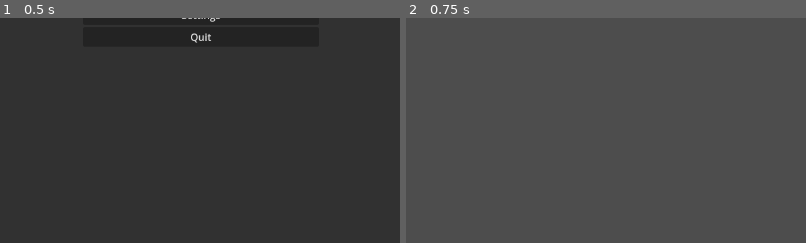
Above: before the commit, frames 1-2 (left to right).
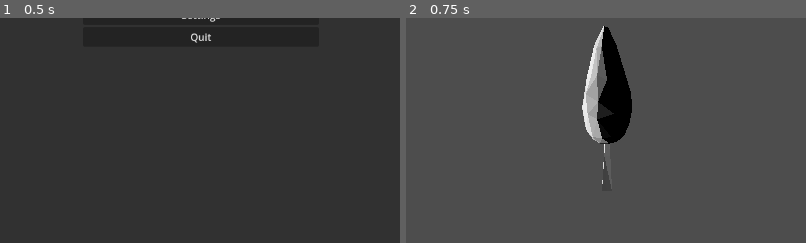
Above: after the commit, the same moments.

Repository: Mangito/Tree-Simulator
Game: Godot game, scene res://scenes/start_menu/start_menu.tscn
The game is run twice, just before and just after one commit, with the same random seed, the same clock (stepped at 60 frames per second) and the same inputs.
Inputs:
- Up to frame 1 (0.5 s): no input
- Up to frame 2 (0.75 s): click "Play" at 0.5 s
The pictures show only the part of the screen within x 25-75%, y 48-98%; the shares and areas given below are measured in that part.

Frame 1 is identical in both runs. In frame 2, 4.2% of the frame differs, in the area x 44-57%, y 3-74%.

Commit message:
feat(#17): Implement tree assets with the level system (#29)
* feat(#17): Implement tree assets with the level system

* fix: small fixes

Changed way of rendering the assets

* fix: assets used in game

Diff:
--- /dev/null
+++ b/assets/trees/deciduous/tree_average_lush.tscn
@@ -0,0 +1,8 @@
+[gd_scene load_steps=2 format=3 uid="uid://ct1l7cl3hi7tj"]
+
+[ext_resource type="PackedScene" uid="uid://cyv5o5agvq36j" path="res://assets/trees/deciduous/Tree_average_lush.dae" id="1_06837"]
+
+[node name="Tree_average_lush" instance=ExtResource("1_06837")]
+
+[node name="Tree_average_lush" parent="." index="0"]
+transform = Transform3D(1, 0, 0, 0, 1, 0, 0, 0, 1, 0, 0, 0)
--- /dev/null
+++ b/assets/trees/deciduous/tree_average_regular.tscn
@@ -0,0 +1,8 @@
+[gd_scene load_steps=2 format=3 uid="uid://7wk2c4pmkcch"]
+
+[ext_resource type="PackedScene" uid="uid://cmrik5d1iyycc" path="res://assets/trees/deciduous/Tree_average_regular.dae" id="1_yltik"]
+
+[node name="Tree_average_regular" instance=ExtResource("1_yltik")]
+
+[node name="Tree_average_regular" parent="." index="0"]
+transform = Transform3D(1, 0, 0, 0, 1, 0, 0, 0, 1, 0, 0, 0)
--- /dev/null
+++ b/assets/trees/deciduous/tree_small_regular.tscn
@@ -0,0 +1,8 @@
+[gd_scene load_steps=2 format=3 uid="uid://b10jdbvl4rn2j"]
+
+[ext_resource type="PackedScene" uid="uid://c32m45801vay8" path="res://assets/trees/deciduous/Tree_small_regular.dae" id="1_xa7b1"]
+
+[node name="Tree_small_regular" instance=ExtResource("1_xa7b1")]
+
+[node name="Tree_small_regular" parent="." index="0"]
+transform = Transform3D(1, 0, 0, 0, 1, 0, 0, 0, 1, 0, 0, 0)
--- a/globals/GameManager.gd
+++ b/globals/GameManager.gd
@@ -10,6 +10,7 @@
 	"language": "EN",
 	"fullscreen": false,
 }
+var tree_parent = null
 
 func _ready() -> void:
 	set_language(get_language_index(), false)
@@ -29,3 +30,18 @@
 	var wMode = DisplayServer.WINDOW_MODE_FULLSCREEN if value else DisplayServer.WINDOW_MODE_WINDOWED
 	DisplayServer.window_set_mode(wMode)
 	if (save): GameStorage.save_progress()
+
+func update_tree_model(parent: Node3D):
+	if parent != null:
+		tree_parent = parent
+
+	var tree = TreeLS.get_select_tree()
+	var tree_asset = tree["asset"]
+
+	if tree_parent != null && tree_asset:
+		# Loop through all the children of tree_parent and hide/show as needed
+		for child in tree_parent.get_children():
+			if child.name == tree_asset:
+				child.visible = true  # Only show the matching tree
+			else:
+				child.visible = false  # Hide all others
--- a/globals/GameStorage.gd
+++ b/globals/GameStorage.gd
@@ -3,7 +3,7 @@
 const SAVE_PATH = "user://savegame.json" # C:\Users\username\AppData\Roaming\Godot\app_userdata\Tree Simulator
 
 func _ready() -> void:
-	load_progress()
+	load_progress() #load is currently overlappinng with new changes made with the game data
 	save_progress()
 
 func save_progress():
--- a/globals/LevelSystem/Tree.gd
+++ b/globals/LevelSystem/Tree.gd
@@ -3,9 +3,9 @@
 const XP_PER_SECOND: int = 5
 
 var trees = {
-	"Tree1": {"id": 0, "name": "Tree 1", "xp": 0, "level": 1, "xpNextLevel": 100, "maxLevel": 3},
-	"Tree2": {"id": 1, "name": "Tree 2", "xp": 0, "level": 1, "xpNextLevel": 100, "maxLevel": 5},
-	"Tree3": {"id": 2, "name": "Tree 3", "xp": 0, "level": 1, "xpNextLevel": 100, "maxLevel": 10},
+	"Tree1": {"id": 0, "name": "Tree 1", "xp": 0, "level": 1, "xpNextLevel": 100, "maxLevel": 3, "asset": "Tree_small_regular"},
+	"Tree2": {"id": 1, "name": "Tree 2", "xp": 0, "level": 1, "xpNextLevel": 100, "maxLevel": 5, "asset": "Tree_average_regular"},
+	"Tree3": {"id": 2, "name": "Tree 3", "xp": 0, "level": 1, "xpNextLevel": 100, "maxLevel": 10, "asset": "Tree_average_lush"},
 }
 var selected = "Tree1"
 
@@ -21,6 +21,7 @@
 
 func set_selected_tree(name: String) -> void:
 	selected = name
+	GameManager.update_tree_model(null)
 
 func add_xp() -> void:
 	var tree = get_select_tree()
--- a/scenes/game/game.gd
+++ b/scenes/game/game.gd
@@ -3,10 +3,13 @@
 @onready var menu: CanvasLayer = $Menu
 @onready var player_level_status: LevelUI = $UI/PlayerLevelUI
 @onready var tree_level_status: LevelUI = $UI/TreeLevelUI
+@onready var tree_parent = $TreeParent
+@onready var camera = $Camera3D
 
 
 func _ready() -> void:
 	_update_ui()
+	GameManager.update_tree_model(tree_parent)
 
 	menu.visible = false
 
--- a/scenes/game/game.tscn
+++ b/scenes/game/game.tscn
@@ -1,12 +1,31 @@
-[gd_scene load_steps=5 format=3 uid="uid://dkufj4sv64avp"]
+[gd_scene load_steps=8 format=3 uid="uid://dkufj4sv64avp"]
 
 [ext_resource type="Script" uid="uid://d37a6aqva6idi" path="res://scenes/game/game.gd" id="1_b8j6q"]
+[ext_resource type="PackedScene" uid="uid://b10jdbvl4rn2j" path="res://assets/trees/deciduous/tree_small_regular.tscn" id="2_bdhmt"]
 [ext_resource type="PackedScene" uid="uid://cvcpo1lcpdoyt" path="res://scenes/level_ui/player_level_ui.tscn" id="2_gtdlk"]
+[ext_resource type="PackedScene" uid="uid://7wk2c4pmkcch" path="res://assets/trees/deciduous/tree_average_regular.tscn" id="3_87uf6"]
 [ext_resource type="PackedScene" uid="uid://g3e0eodhl7xl" path="res://menus/menu.tscn" id="3_gr4f4"]
 [ext_resource type="PackedScene" uid="uid://coxcqmcg3kk6h" path="res://scenes/level_ui/tree_level_ui.tscn" id="3_wclvw"]
+[ext_resource type="PackedScene" uid="uid://ct1l7cl3hi7tj" path="res://assets/trees/deciduous/tree_average_lush.tscn" id="4_2a8rs"]
 
 [node name="Game" type="Node3D"]
 script = ExtResource("1_b8j6q")
+
+[node name="DirectionalLight3D" type="DirectionalLight3D" parent="."]
+transform = Transform3D(1, 0, 0, 0, 1, 0, 0, 0, 1, -95.8511, 272.965, 39.2698)
+
+[node name="TreeParent" type="Node3D" parent="."]
+process_priority = 1
+
+[node name="Tree_small_regular" parent="TreeParent" instance=ExtResource("2_bdhmt")]
+
+[node name="Tree_average_regular" parent="TreeParent" instance=ExtResource("3_87uf6")]
+
+[node name="Tree_average_lush" parent="TreeParent" instance=ExtResource("4_2a8rs")]
+
+[node name="Camera3D" type="Camera3D" parent="."]
+transform = Transform3D(-4.37114e-08, 0, 1, 0, 1, 0, -1, 0, -4.37114e-08, 13.9615, 7.69911, 0)
+current = true
 
 [node name="UI" type="CanvasLayer" parent="."]
 
Not shown, changed: assets/trees/deciduous/Tree_average_lush.dae.import
